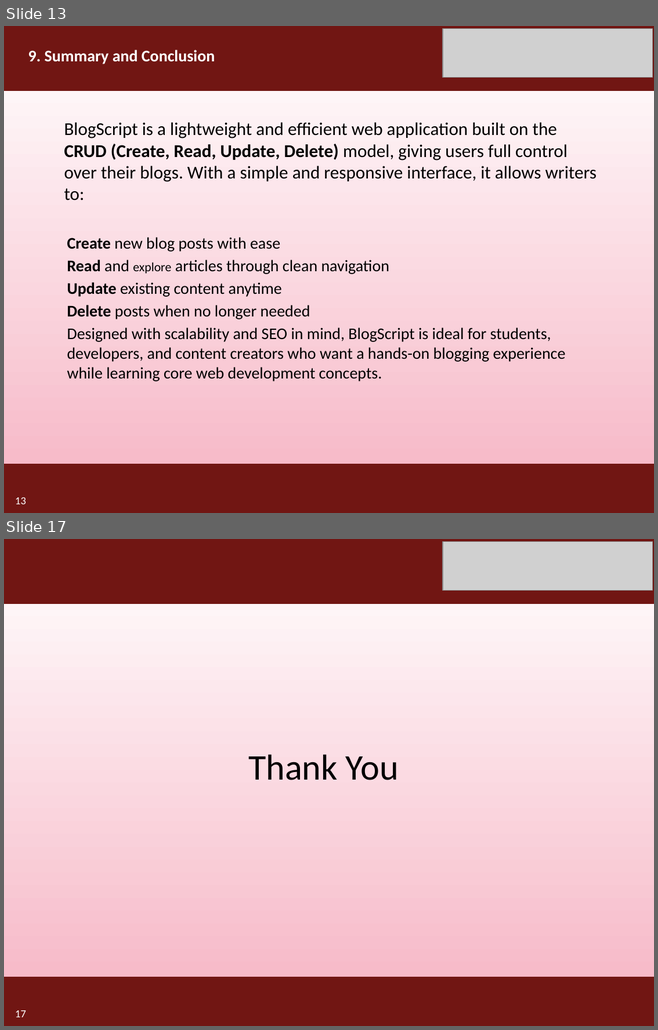
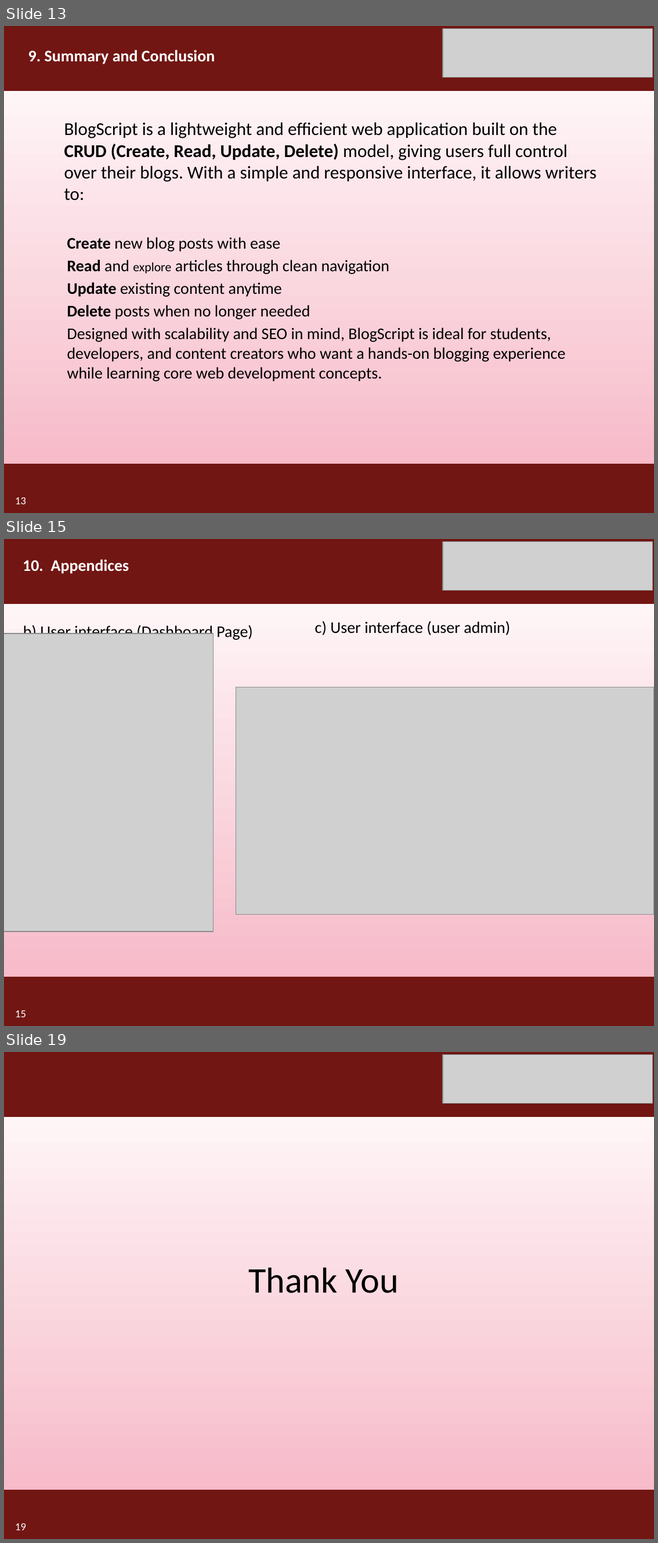
Before and after one commit to Pankajdas0025/BlogScript-website-, a slide deck: assets/Report/BlogScript Presentation.pptx. Shown one above the other, each under a label of ours: slides 13 and 17 before the commit, slides 13, 15 and 19 after it; the slides between them are not shown. The pictures are 658x1030 and 658x1543 pixels, drawn with LibreOffice and Linux fonts; fonts in the diff are those of the drawing; grey boxes stand for pictures. Boxes give left, top, right and bottom in pixels: in the first picture for what was removed or moved away, otherwise in the second. Text is boxed around its words. In the diff, an @@ line names an element or a change of style, - is before the commit and + after.

```diff
--- a/assets/Report/BlogScript Presentation.pptx
+++ b/assets/Report/BlogScript Presentation.pptx
@@ slide 15 added at box(4, 539, 654, 1026), background gradient #FFFFFF to #F6B3C3 @@
@@ title added at box(4, 539, 654, 578), 28 pt, text #000000, bold @@
+\
@@ rectangle added at box(4, 539, 654, 604), fill #711613 @@
@@ picture added at box(442, 541, 652, 590) @@
@@ text added at box(23, 559, 129, 574), 18 pt, text #FFFFFF, bold @@
+10. Appendices
@@ text added at box(23, 624, 253, 640), 18 pt, text #000000 @@
+b) User interface (Dashboard Page)
@@ text added at box(315, 621, 510, 635), 18 pt, text #000000 @@
+c) User interface (user admin)
@@ picture added at box(4, 634, 213, 932) @@
@@ picture added at box(236, 687, 654, 914) @@
@@ rectangle added at box(4, 977, 654, 1026), fill #711613 @@
@@ page number added at box(15, 1011, 26, 1017), 12 pt, text #FFFFFF @@
+15
@@ what was slide 17 is now slide 19 @@
@@ page number at box(15, 1524, 26, 1530): text changed @@
-17
+19
```
Also in this commit, not shown: 4 slides changed, 1 other slide added, 2 other files.
